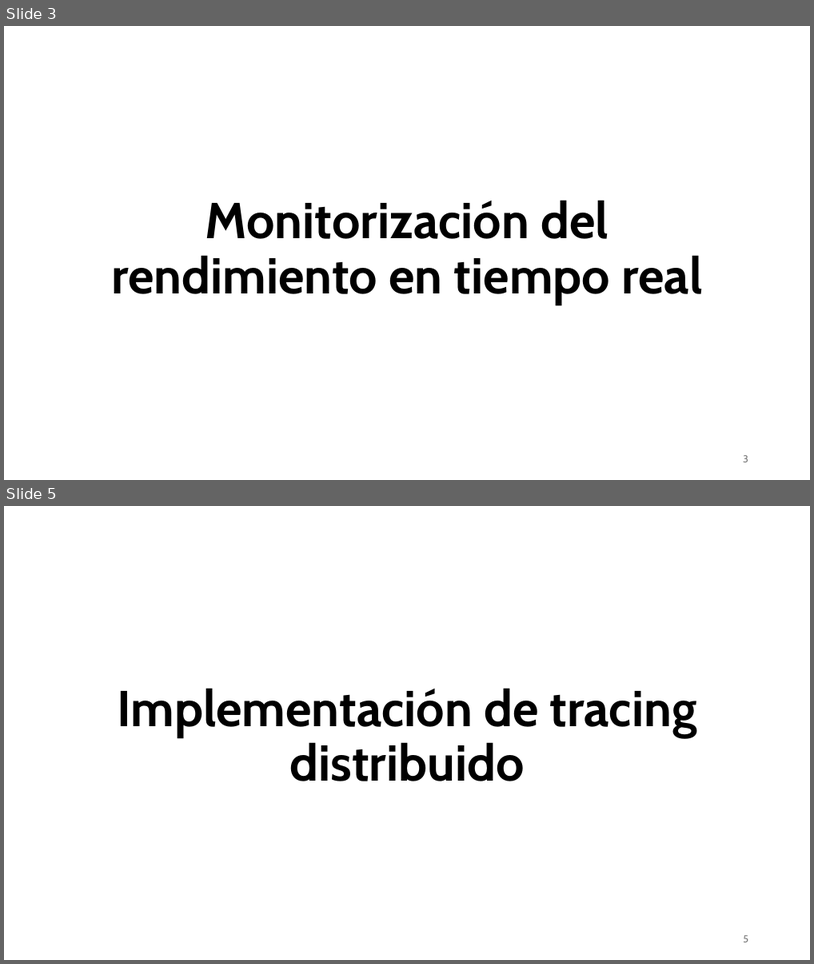
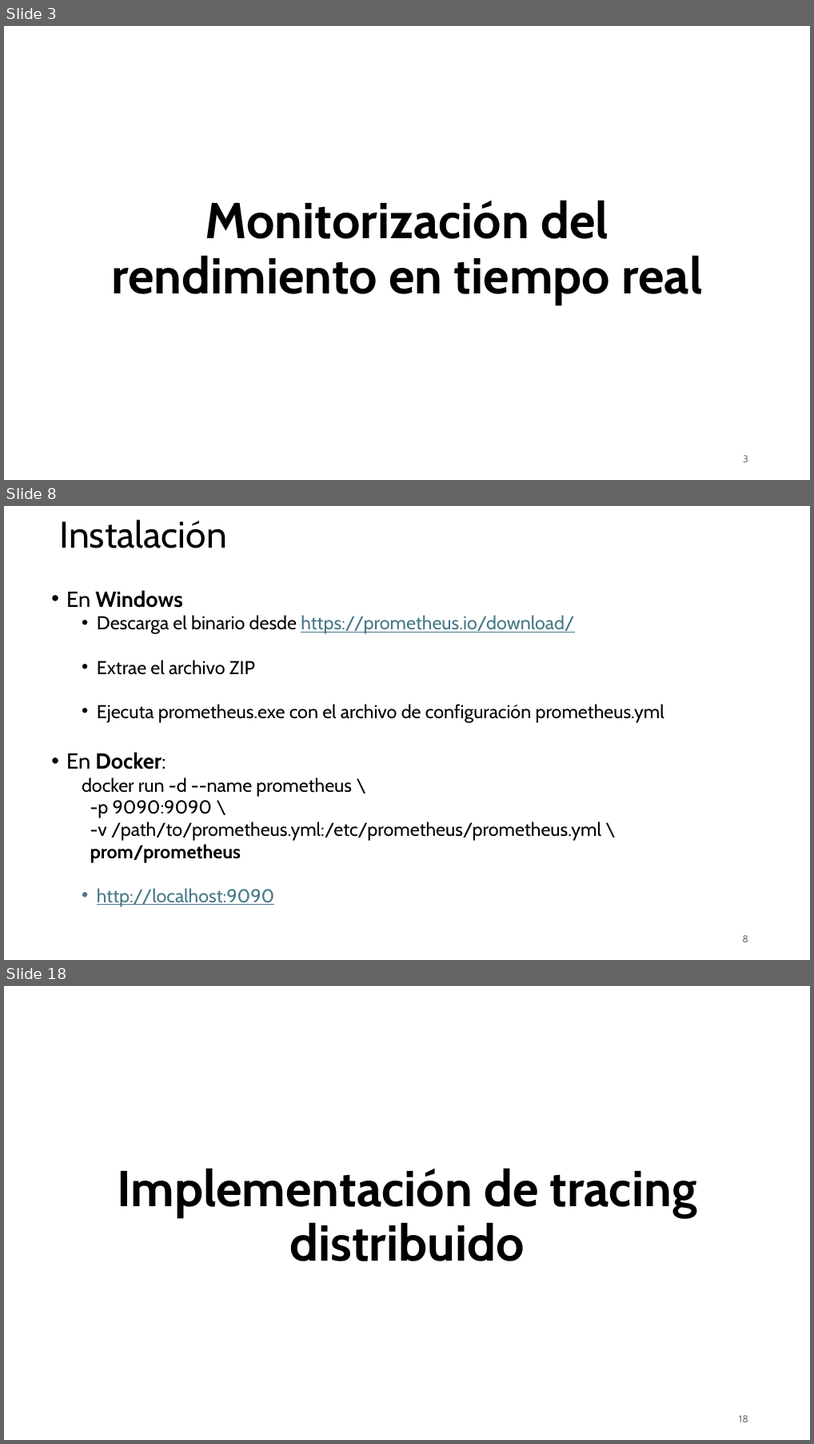
Before and after one commit to aldebarran22/CURSO_CPP_SERVICIOS_30H, a slide deck: doc/8_Monitorizacion_logging_microservicios.pptx. Shown one above the other, each under a label of ours: slides 3 and 5 before the commit, slides 3, 8 and 18 after it; the slides between them are not shown. The pictures are 814x964 and 814x1444 pixels, drawn with LibreOffice and Linux fonts; fonts in the diff are those of the drawing. Boxes give left, top, right and bottom in pixels: in the first picture for what was removed or moved away, otherwise in the second. Text is boxed around its words. In the diff, an @@ line names an element or a change of style, - is before the commit and + after.

```diff
--- a/doc/8_Monitorizacion_logging_microservicios.pptx
+++ b/doc/8_Monitorizacion_logging_microservicios.pptx
@@ slide 8 added at (4, 506, 810, 960), background #FFFFFF @@
@@ title added at (60, 520, 227, 548), 44 pt, text #000000 @@
+Instalación
@@ text added at (66, 590, 665, 907), 22.2 pt, text #000000 @@
+• En Windows
+  • Descarga el binario desde https://prometheus.io/download/
+  • Extrae el archivo ZIP
+  • Ejecuta prometheus.exe con el archivo de configuración prometheus.yml
+• En Docker:
+  docker run -d --name prometheus \
+  -p 9090:9090 \
+  -v /path/to/prometheus.yml:/etc/prometheus/prometheus.yml \
+  prom/prometheus
+  • http://localhost:9090
@@ page number added at (742, 935, 749, 942), 12 pt, text #797979 @@
+8
@@ what was slide 5 is now slide 18 @@
@@ page number at (739, 1415, 749, 1422): text changed @@
-5
+18
```
Also in this commit, not shown: 13 other slides added, 1 slide removed, 3 other files.
